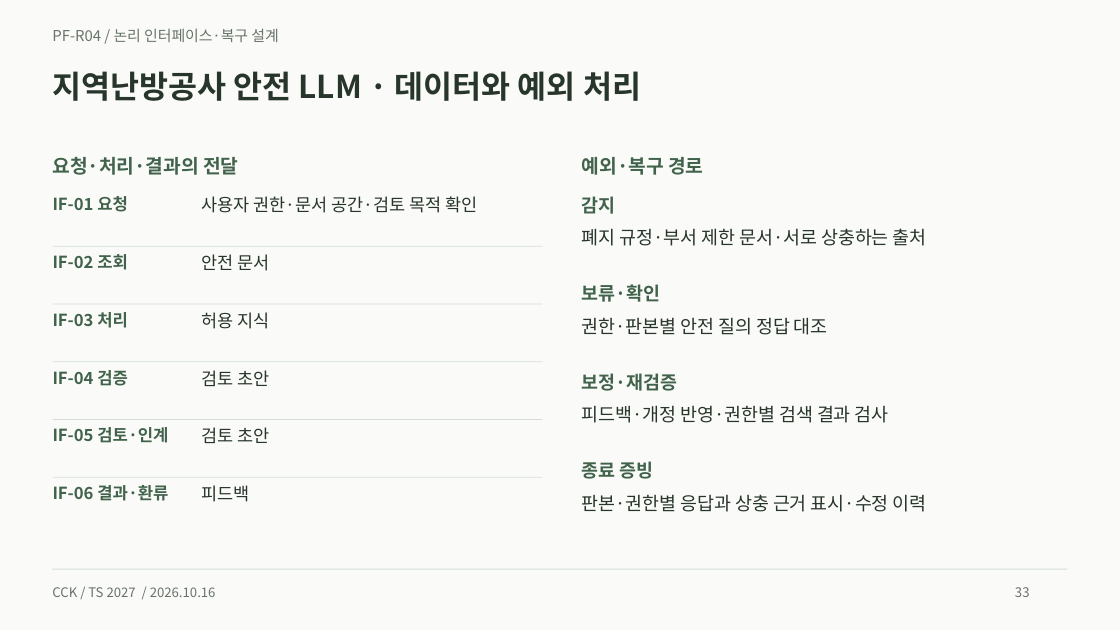
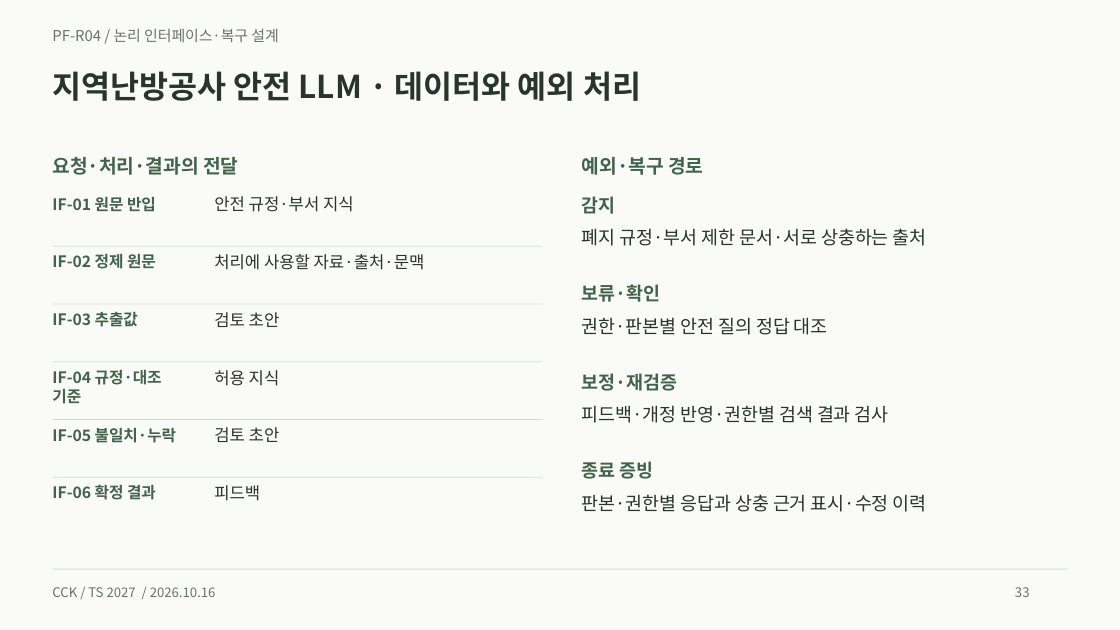
Before and after one commit to heen1987-ops/TS-business-Plan-001, a slide deck: slide 33 of public/downloads/ts-platform-casebook.pptx. Drawn at 1120x630 pixels with LibreOffice and Linux fonts; fonts in the diff are those of the drawing. Boxes give left, top, right and bottom in pixels: in the first picture for what was removed or moved away, otherwise in the second. Text is boxed around its words. In the diff, an @@ line names an element or a change of style, - is before the commit and + after.

```diff
--- a/public/downloads/ts-platform-casebook.pptx
+++ b/public/downloads/ts-platform-casebook.pptx
@@ text at <box>52,197,156,212</box>: text changed; size 14.2 to 13.5 pt @@
-IF-01 요청
+IF-01 원문 반입
@@ text at <box>214,196,354,212</box>: text changed; size 15 to 14.2 pt @@
-사용자 권한·문서 공간·검토 목적 확인
+안전 규정·부서 지식
@@ text at <box>52,254,156,269</box>: text changed; size 14.2 to 13.5 pt @@
-IF-02 조회
+IF-02 정제 원문
@@ text at <box>214,254,425,270</box>: text changed; size 15 to 14.2 pt @@
-안전 문서
+처리에 사용할 자료·출처·문맥
@@ text at <box>52,312,138,327</box>: text changed; size 14.2 to 13.5 pt @@
-IF-03 처리
+IF-03 추출값
@@ size 15 to 14.2 pt in 4 elements at <box>214,427,280,442</box>, <box>214,485,260,501</box>, <box>214,370,280,386</box>, <box>214,312,280,327</box> @@
@@ text "검토 초안": place and size @@
-text "검토 초안" at <box>201,370,269,386</box>
+text "검토 초안" at <box>214,312,280,327</box>
@@ text at <box>52,370,162,404</box>: text changed; size 14.2 to 13.5 pt @@
-IF-04 검증
+IF-04 규정·대조
+기준
@@ text "허용 지식": place and size @@
-text "허용 지식" at <box>201,312,269,329</box>
+text "허용 지식" at <box>214,370,280,386</box>
@@ text at <box>52,428,176,443</box>: text changed; size 14.2 to 13.5 pt @@
-IF-05 검토·인계
+IF-05 불일치·누락
@@ text "검토 초안": place and size @@
-text "검토 초안" at <box>201,427,269,443</box>
+text "검토 초안" at <box>214,427,280,442</box>
@@ text at <box>52,484,156,500</box>: text changed; size 14.2 to 13.5 pt @@
-IF-06 결과·환류
+IF-06 확정 결과
@@ text "피드백": place and size @@
-text "피드백" at <box>201,485,249,502</box>
+text "피드백" at <box>214,485,260,501</box>
```
Also in this commit, not shown: 136 other slides changed, 9 slides added, 39 other files.
